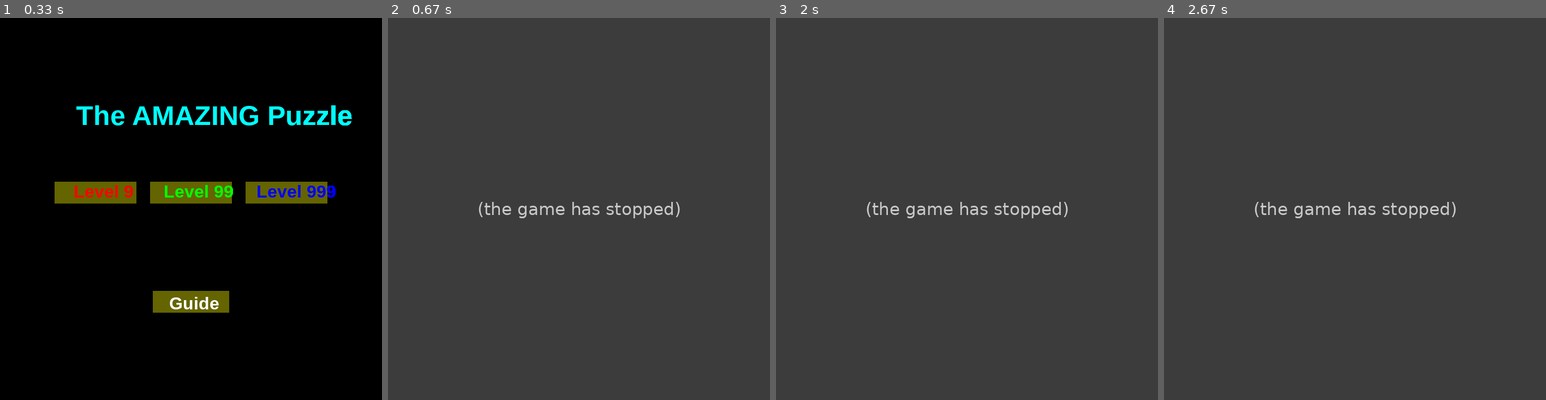
Above: before the commit, frames 1-4 (left to right).
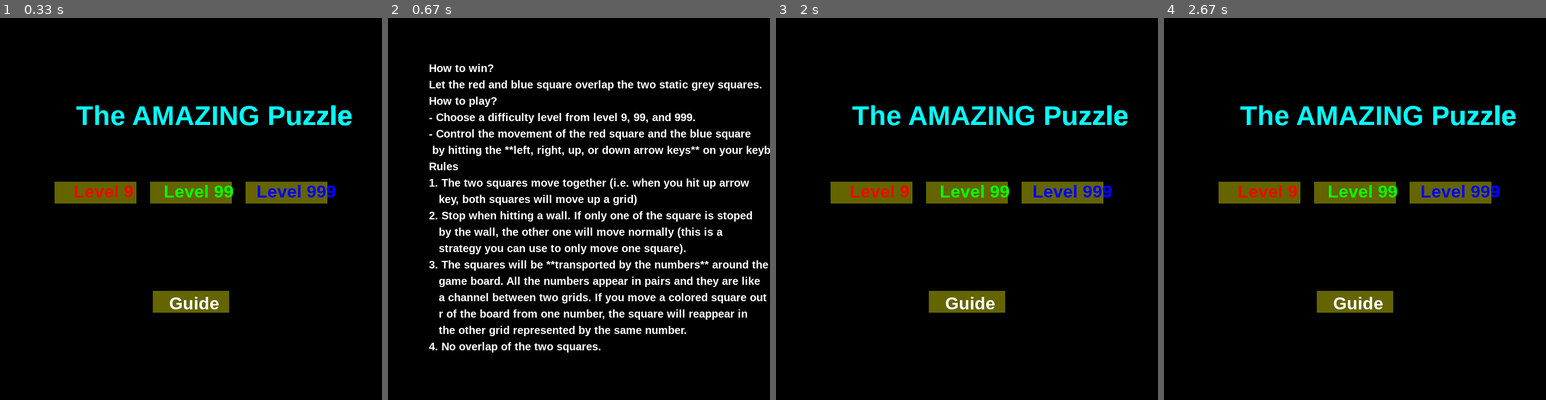
Above: after the commit, the same moments.

Repository: MackieZhou/Amazing-Puzzle
Game: pygame game, started from main.py
Two runs of this game, one before a commit and one after it. Both use one fixed random seed, a clock stepped at 60 frames per second and the inputs below.
Inputs:
- Up to frame 1 (0.33 s): no input
- Up to frame 2 (0.67 s): click "Guide" at 0.38 s
- Up to frame 3 (2 s): no input
- Up to frame 4 (2.67 s): no input

Frame 1 is identical in both runs. In frame 2, 99% of the frame differs, in the area x 0-100%, y 0-100%; in frame 3, 100%; in frame 4, 100%.
Error before the commit: TypeError: cannot unpack non-iterable NoneType object (main.py line 153); the game stopped at 0.38 s (later frames are placeholders)

Commit message:
guide page updated

Diff:
--- a/main.py
+++ b/main.py
@@ -34,9 +34,6 @@
         goal1 = puzzle3(grey, 1, 1, win)
         goal2 = puzzle3(grey, 3, 1, win)
         return sq1, sq2, goal1, goal2
-
-
-
 
 
 def main():
@@ -80,7 +77,6 @@
         game2 = gameText("Level 99", 32, green, (300, 300), (275, 300, 150, 40), gold)
         game3 = gameText("Level 999", 32, blue, (470, 300), (450, 300, 150, 40), gold)
         rule = gameText('Guide', 32, white, (310, 505), (280, 500, 140, 40), gold)
-
 
         # the rules
         # ruleT1 = "1. hit the left, right, up, or down arrow keys to move red & blue squares"
@@ -148,6 +144,71 @@
                 if (280 <= click[0] <= 420) & (500 <= click[1] <= 540):
                     choice += 4
                     choose = False
+
+    if choice == 4:
+        pygame.display.set_caption("Guide")
+
+        T1 = 'How to win?'
+        t11 = 'Let the red and blue square overlap the two static grey squares.'
+        T2 = 'How to play?'
+        t21 = '- Choose a difficulty level from level 9, 99, and 999.'
+        t22 = '- Control the movement of the red square and the blue square'
+        t23 = ' by hitting the **left, right, up, or down arrow keys** on your keyboard.'
+        T3 = 'Rules'
+        r11 = '1. The two squares move together (i.e. when you hit up arrow'
+        r12 = '   key, both squares will move up a grid)'
+        r21 = '2. Stop when hitting a wall. If only one of the square is stoped'
+        r22 = '   by the wall, the other one will move normally (this is a '
+        r23 = '   strategy you can use to only move one square).'
+        r31 = '3. The squares will be **transported by the numbers** around the '
+        r32 = '   game board. All the numbers appear in pairs and they are like'
+        r33 = '   a channel between two grids. If you move a colored square out'
+        r34 = '   r of the board from one number, the square will reappear in '
+        r35 = '   the other grid represented by the same number.'
+        r41 = '4. No overlap of the two squares.'
+
+        rule1 = gameText(T1, 20, white, (75, 80), (50, 80, 600, 25), black)
+        rule2 = gameText(t11, 20, white, (75, 110), (50, 110, 600, 25), black)
+        rule3 = gameText(T2, 20, white, (75, 140), (50, 140, 600, 25), black)
+        rule4 = gameText(t21, 20, white, (75, 170), (50, 170, 600, 25), black)
+        rule5 = gameText(t22, 20, white, (75, 200), (50, 200, 600, 25), black)
+        rule6 = gameText(t23, 20, white, (75, 230), (50, 230, 600, 25), black)
+        rule7 = gameText(T3, 20, white, (75, 260), (50, 260, 600, 25), black)
+        rule8 = gameText(r11, 20, white, (75, 290), (50, 290, 600, 25), black)
+        rule9 = gameText(r12, 20, white, (75, 320), (50, 320, 600, 25), black)
+        rule10 = gameText(r21, 20, white, (75, 350), (50, 350, 600, 25), black)
+        rule11 = gameText(r22, 20, white, (75, 380), (50, 380, 600, 25), black)
+        rule12 = gameText(r23, 20, white, (75, 410), (50, 410, 600, 25), black)
+        rule13 = gameText(r31, 20, white, (75, 440), (50, 440, 600, 25), black)
+        rule14 = gameText(r32, 20, white, (75, 470), (50, 470, 600, 25), black)
+        rule15 = gameText(r33, 20, white, (75, 500), (50, 500, 600, 25), black)
+        rule16 = gameText(r34, 20, white, (75, 530), (50, 530, 600, 25), black)
+        rule17 = gameText(r35, 20, white, (75, 560), (50, 560, 600, 25), black)
+        rule18 = gameText(r41, 20, white, (75, 590), (50, 590, 600, 25), black)
+
+        win.fill(black)
+        rule1.draw(win)
+        rule2.draw(win)
+        rule3.draw(win)
+        rule4.draw(win)
+        rule5.draw(win)
+        rule6.draw(win)
+        rule7.draw(win)
+        rule8.draw(win)
+        rule9.draw(win)
+        rule10.draw(win)
+        rule11.draw(win)
+        rule12.draw(win)
+        rule13.draw(win)
+        rule14.draw(win)
+        rule15.draw(win)
+        rule16.draw(win)
+        rule17.draw(win)
+        rule18.draw(win)
+
+        pygame.display.update()
+        pygame.time.wait(1500)  # 1000 = 1 second
+        main()
 
     # create the 2 colored moving squares & 2 grey static squares
     sq1, sq2, goal1, goal2 = createsq(choice, win)
@@ -328,7 +389,6 @@
             n6_1.draw(win)
             n6_2 = gameNumber("3", size, white, (4, 1), "up", game)
             n6_2.draw(win)
-
         # draw thing for puzzle2
         elif choice == 3:
             pygame.display.set_caption("Super Super Super Hard - Level 999")
@@ -410,67 +470,6 @@
             n6_2 = gameNumber("6", size, white, (5, 3), "right", game)
             n6_2.draw(win)
 
-        elif choice == 4:
-            pygame.display.set_caption("Guide")
-
-            T1 = 'How to win?'
-            t11 = 'Let the red and blue square overlap the two static grey squares.'
-            T2 = 'How to play?'
-            t21 = '- Choose a difficulty level from level 9, 99, and 999.'
-            t22 = '- Control the movement of the red square and the blue square'
-            t23 = ' by hitting the **left, right, up, or down arrow keys** on your keyboard.'
-            T3 = 'Rules'
-            r11 = '1. The two squares move together (i.e. when you hit up arrow'
-            r12 = '   key, both squares will move up a grid)'
-            r21 = '2. Stop when hitting a wall. If only one of the square is stoped'
-            r22 = '   by the wall, the other one will move normally (this is a '
-            r23 = '   strategy you can use to only move one square).'
-            r31 = '3. The squares will be **transported by the numbers** around the '
-            r32 = '   game board. All the numbers appear in pairs and they are like'
-            r33 = '   a channel between two grids. If you move a colored square out'
-            r34 = '   r of the board from one number, the square will reappear in '
-            r35 = '   the other grid represented by the same number.'
-            r41 = '4. No overlap of the two squares.'
-
-            rule1 = gameText(T1, 20, white, (75, 80), (50, 80, 600, 25), black)
-            rule2 = gameText(t11, 20, white, (75, 110), (50, 110, 600, 25), black)
-            rule3 = gameText(T2, 20, white, (75, 140), (50, 140, 600, 25), black)
-            rule4 = gameText(t21, 20, white, (75, 170), (50, 170, 600, 25), black)
-            rule5 = gameText(t22, 20, white, (75, 200), (50, 200, 600, 25), black)
-            rule6 = gameText(t23, 20, white, (75, 230), (50, 230, 600, 25), black)
-            rule7 = gameText(T3, 20, white, (75, 260), (50, 260, 600, 25), black)
-            rule8 = gameText(r11, 20, white, (75, 290), (50, 290, 600, 25), black)
-            rule9 = gameText(r12, 20, white, (75, 320), (50, 320, 600, 25), black)
-            rule10 = gameText(r21, 20, white, (75, 350), (50, 350, 600, 25), black)
-            rule11 = gameText(r22, 20, white, (75, 380), (50, 380, 600, 25), black)
-            rule12 = gameText(r23, 20, white, (75, 410), (50, 410, 600, 25), black)
-            rule13 = gameText(r31, 20, white, (75, 440), (50, 440, 600, 25), black)
-            rule14 = gameText(r32, 20, white, (75, 470), (50, 470, 600, 25), black)
-            rule15 = gameText(r33, 20, white, (75, 500), (50, 500, 600, 25), black)
-            rule16 = gameText(r34, 20, white, (75, 530), (50, 530, 600, 25), black)
-            rule17 = gameText(r35, 20, white, (75, 560), (50, 560, 600, 25), black)
-            rule18 = gameText(r41, 20, white, (75, 590), (50, 590, 600, 25), black)
-
-            rule1.draw(win)
-            rule2.draw(win)
-            rule3.draw(win)
-            rule4.draw(win)
-            rule5.draw(win)
-            rule6.draw(win)
-            rule7.draw(win)
-            rule8.draw(win)
-            rule9.draw(win)
-            rule10.draw(win)
-            rule11.draw(win)
-            rule12.draw(win)
-            rule13.draw(win)
-            rule14.draw(win)
-            rule15.draw(win)
-            rule16.draw(win)
-            rule17.draw(win)
-            rule18.draw(win)
-
-
             # draw everything:
             # background grid - vertical
 
